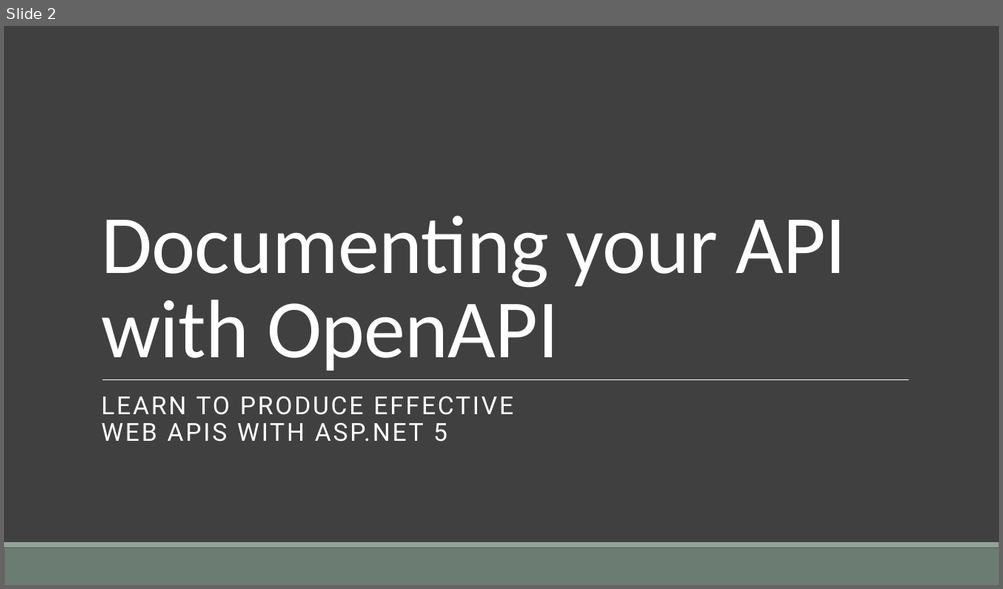
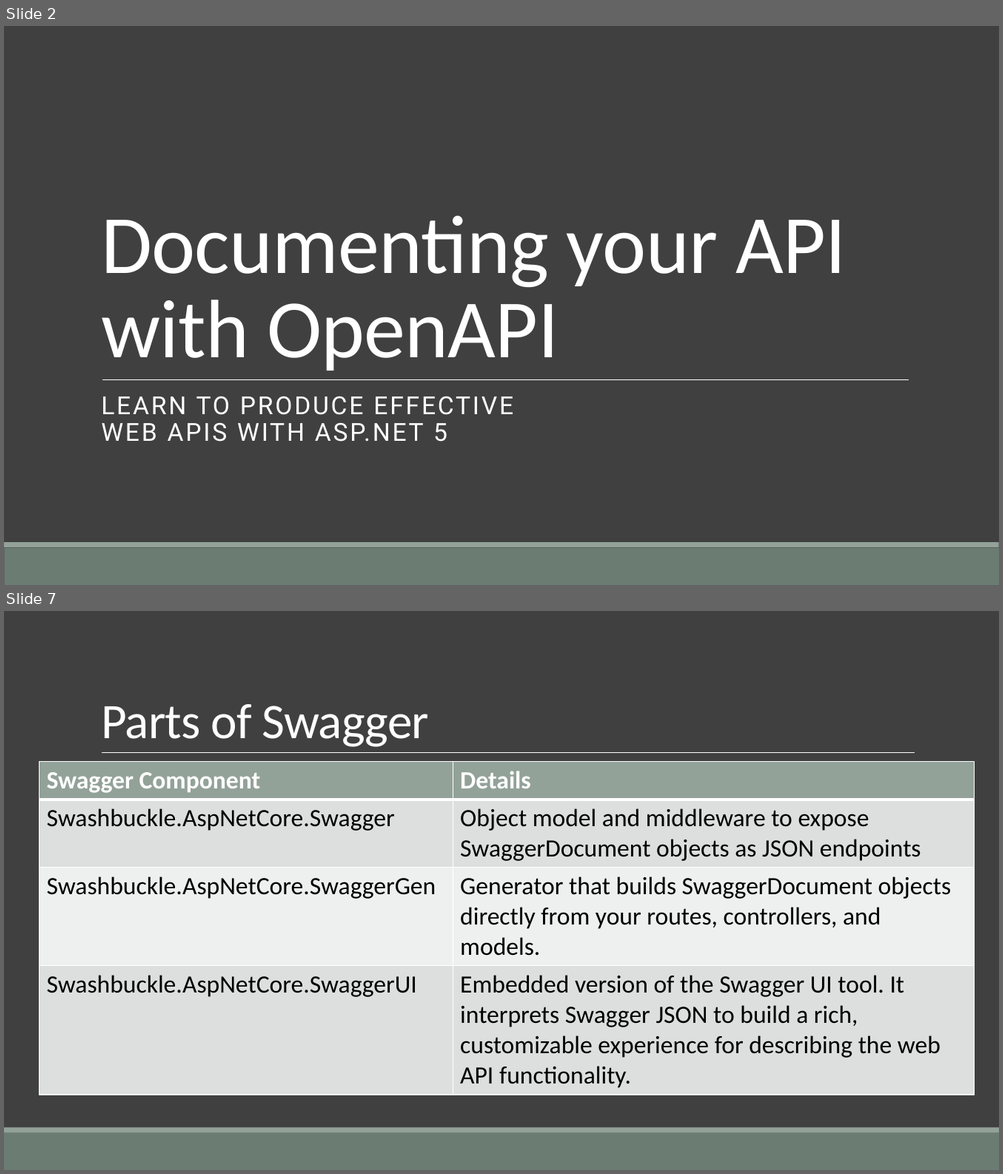
Before and after one commit to cwoodruff/aspnet-5-web-api-workshop, a slide deck: module-1/01-11 Documenting your Web API with OpenAPI/01-11 Documenting your Web API with OpenAPI.pptx. Shown one above the other, each under a label of ours: slide 2 before the commit, slides 2 and 7 after it; the slides between them are not shown. The pictures are 1003x589 and 1003x1174 pixels, drawn with LibreOffice and Linux fonts; fonts in the diff are those of the drawing; background and template pictures are left out. Boxes give left, top, right and bottom in pixels: in the first picture for what was removed or moved away, otherwise in the second. Text is boxed around its words. In the diff, an @@ line names an element or a change of style, - is before the commit and + after.

```diff
--- a/module-1/01-11 Documenting your Web API with OpenAPI/01-11 Documenting your Web API with OpenAPI.pptx
+++ b/module-1/01-11 Documenting your Web API with OpenAPI/01-11 Documenting your Web API with OpenAPI.pptx
@@ slide 7 added at (4,611,999,1170), background #404040; not listed: 2 template elements that a slide beside it also shows @@
@@ title added at (101,704,430,747), 48 pt, text #FFFFFF @@
+Parts of Swagger
@@ table added at (39,762,974,1091), 4 rows, 2 columns @@
+Swagger Component | Details
+Swashbuckle.AspNetCore.Swagger | Object model and middleware to expose SwaggerDocument objects as JSON endpoints
+Swashbuckle.AspNetCore.SwaggerGen | Generator that builds SwaggerDocument objects directly from your routes, controllers, and models.
+Swashbuckle.AspNetCore.SwaggerUI | Embedded version of the Swagger UI tool. It interprets Swagger JSON to build a rich, customizable experience for describing the web API functionality.
@@ line added from (102, 753) to (915, 753), #FFFFFF 0.5 pt @@
```
Also in this commit, not shown: 5 other slides added, 39 other files.
